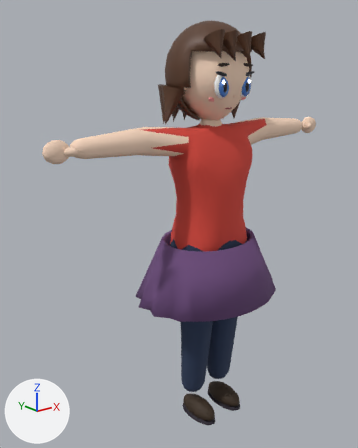
Renders of the glTF model pokebox-game/assets/chars/anime/f_heavy.glb from each side of a commit.
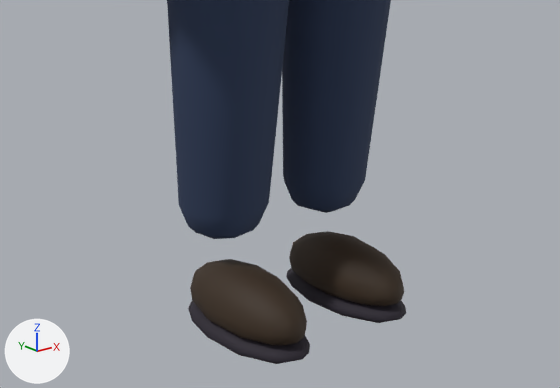
Each version is shown whole from a camera (50 mm lens) standing at (-1.529, -1.651, 1.734) and looking at (-0.101, 0.134, 1.02), then close up from a camera (50 mm lens) standing at (-0.643, -0.779, 0.506) and looking at (-0.005, 0.018, 0.187). Every picture has the same lights, and +X, +Y and +Z are marked at lower left. The older version's two pictures come first. Vertices at exactly the same position are counted once.

The first close-up shows 'Trainer'.
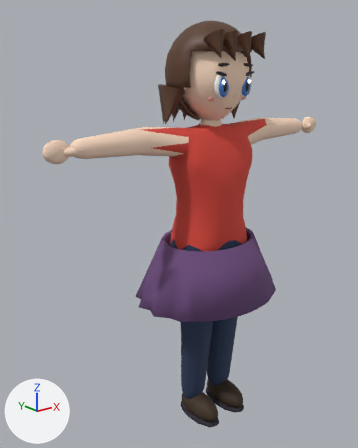
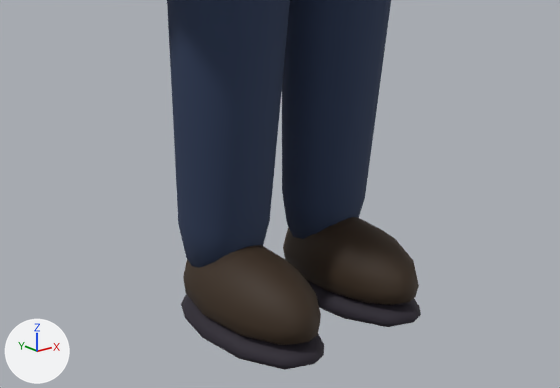
Location of each change, [x1, y1, x2, y2] in pixels of the close-ups (560 x 388 px; the box of a moved part takes in the faces that stretch with it):
'Trainer', reshaped: before [167, 0, 406, 364]; after [167, 0, 421, 370]
part 1 of me_trainer_019, moved or reshaped: before [289, 231, 404, 306]; after [283, 217, 419, 305]
part 2 of me_trainer_019, moved or reshaped: before [190, 259, 307, 345]; after [183, 245, 321, 345]
part 3 of me_trainer_019, moved or reshaped: before [286, 268, 406, 323]; after [306, 280, 421, 327]
part 4 of me_trainer_019, moved or reshaped: before [188, 301, 310, 364]; after [181, 294, 324, 370]
part 5 of me_trainer_019, moved or reshaped: before [168, 0, 391, 239]; after [168, 0, 391, 268]

The change, as a list of edits to the scene's bpy script:
```text
Change me_trainer_019:
    where me_trainer_019.from_pydata(...)  # 2742 vertices, 5199 faces; spans x -0.8..0.8, y -0.27..0.33, z 0.01..1.93
    used by ob_trainer; location = (0.0, 0.0, 0.0)
    me_trainer_019 part 1: the loose piece of 94 vertices spanning x 0.04..0.14, y -0.12..0.1, z 0.04..0.11 is scaled about its middle by (1.18, 1.16, 1.3), then moved by (0.0, -0.01, 0.02)
    me_trainer_019 part 2: the loose piece of 93 vertices spanning x -0.14..-0.04, y -0.12..0.1, z 0.04..0.11 is scaled about its middle by (1.18, 1.16, 1.3), then moved by (0.0, -0.01, 0.02)
    me_trainer_019 part 3: the loose piece of 60 vertices spanning x 0.03..0.14, y -0.13..0.1, z 0.01..0.04 is scaled about its middle by (1.18, 1.16, 1.3), then moved by (0.0, -0.01, 0.01)
    me_trainer_019 part 4: the loose piece of 59 vertices spanning x -0.14..-0.03, y -0.13..0.1, z 0.01..0.04 is scaled about its middle by (1.18, 1.16, 1.3), then moved by (0.0, -0.01, 0.01)
    me_trainer_019 part 5: all 76 vertices in x -0.15..0.15, y -0.02..0.09, z 0.14..0.19 are scaled about their middle by (1.01, 1.04, 1.69), then moved by (0.0, 0.0, -0.04)
```
